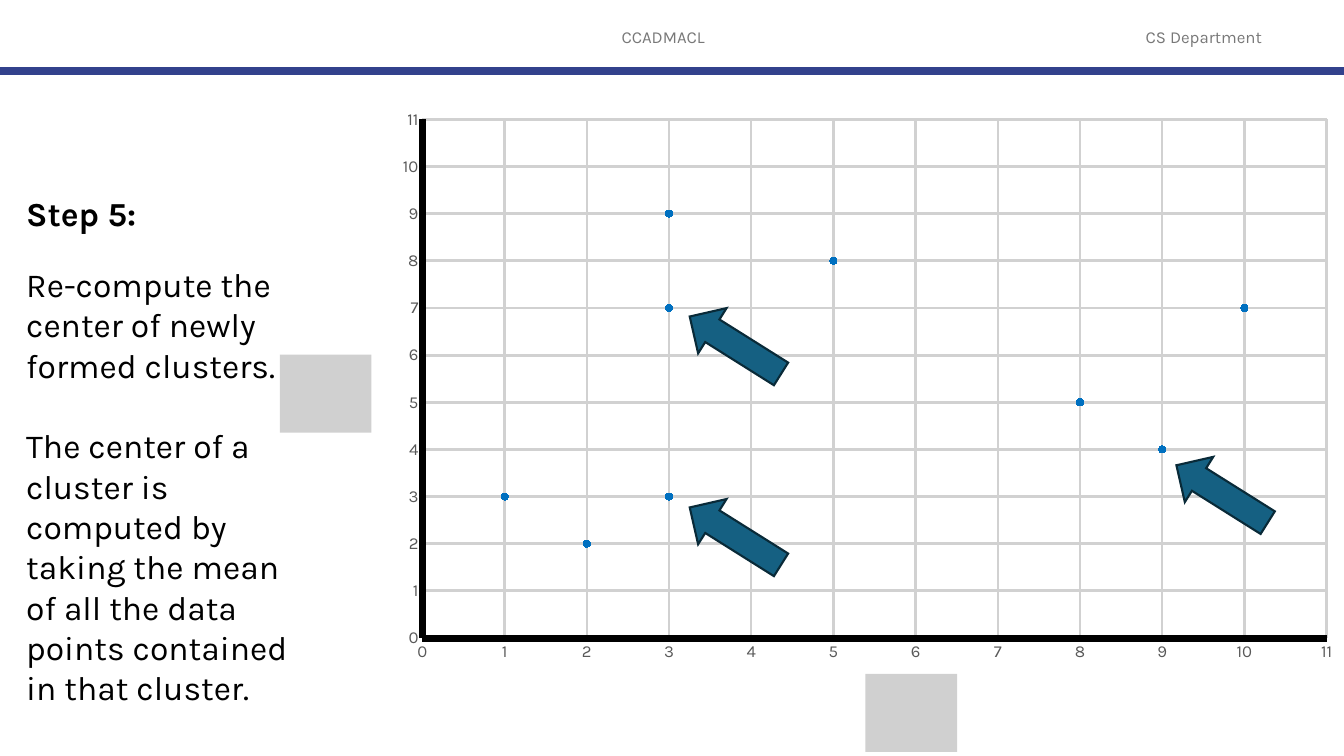
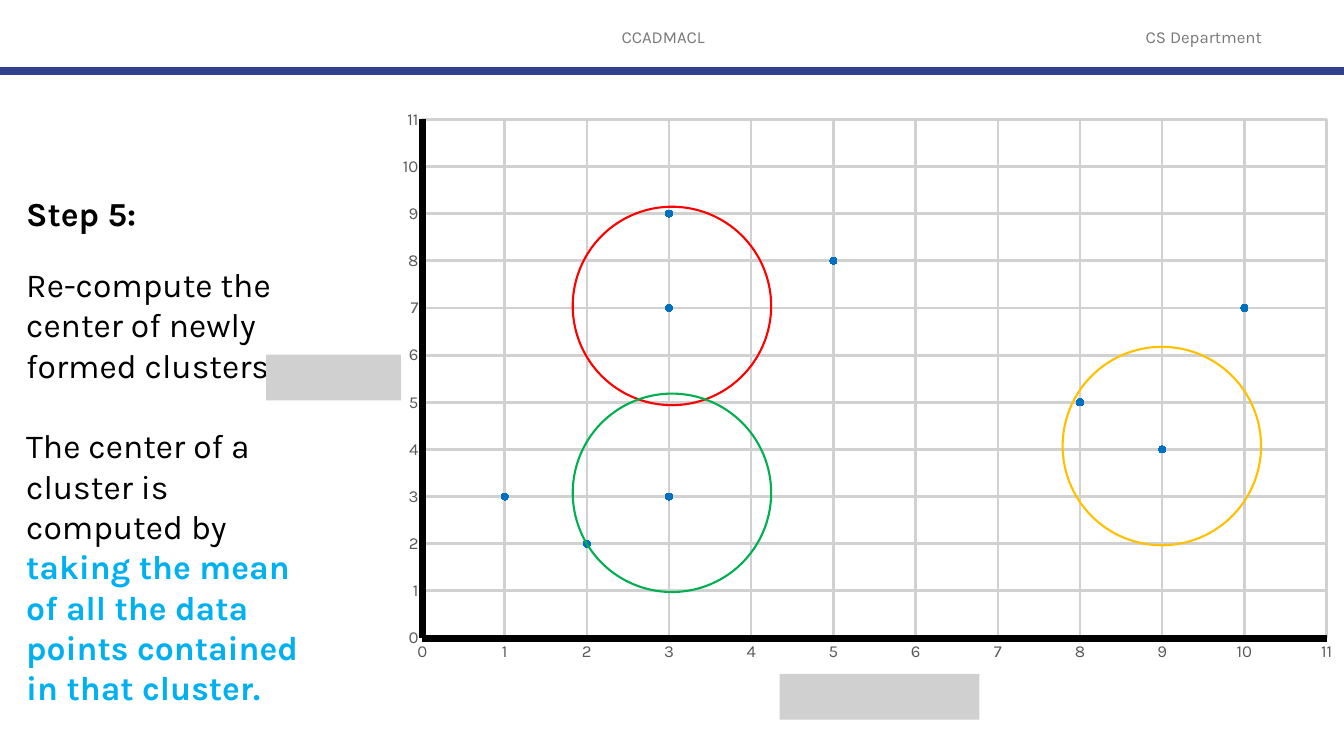
Before and after one commit to robitussin/CCADMACL, a slide deck: slide 108 of 4 - K-Means Algorithm/K-Means Clustering (new).pptx (slide 109 before the commit). Drawn at 1344x756 pixels with LibreOffice and Linux fonts; fonts in the diff are those of the drawing; grey boxes stand for pictures; background and template pictures are left out. Boxes give left, top, right and bottom in pixels: in the first picture for what was removed or moved away, otherwise in the second. Text is boxed around its words. In the diff, an @@ line names an element or a change of style, - is before the commit and + after.

```diff
--- a/4 - K-Means Algorithm/K-Means Clustering (new).pptx
+++ b/4 - K-Means Algorithm/K-Means Clustering (new).pptx
@@ ellipse added at bbox=[573, 207, 771, 405], outline #FF0000 1.5 pt @@
@@ right arrow removed at bbox=[676, 294, 795, 397] @@
@@ picture added at bbox=[266, 355, 401, 400] @@
@@ picture removed at bbox=[280, 355, 372, 433] @@
@@ ellipse added at bbox=[1063, 347, 1261, 545], outline #FFC000 1.5 pt @@
@@ ellipse added at bbox=[573, 394, 771, 593], outline #00B050 1.5 pt @@
@@ text at bbox=[26, 435, 298, 701]: text colour #000000 to #00B0F0, bold on in "taking the mean of all the data ..." @@
@@ right arrow removed at bbox=[1163, 443, 1282, 546] @@
@@ right arrow removed at bbox=[676, 485, 795, 587] @@
@@ picture added at bbox=[779, 675, 979, 720] @@
@@ picture removed at bbox=[866, 675, 958, 752] @@
```
Also in this commit, not shown: 26 other slides changed, 3 slides added, 1 slide removed, 1 other file.
